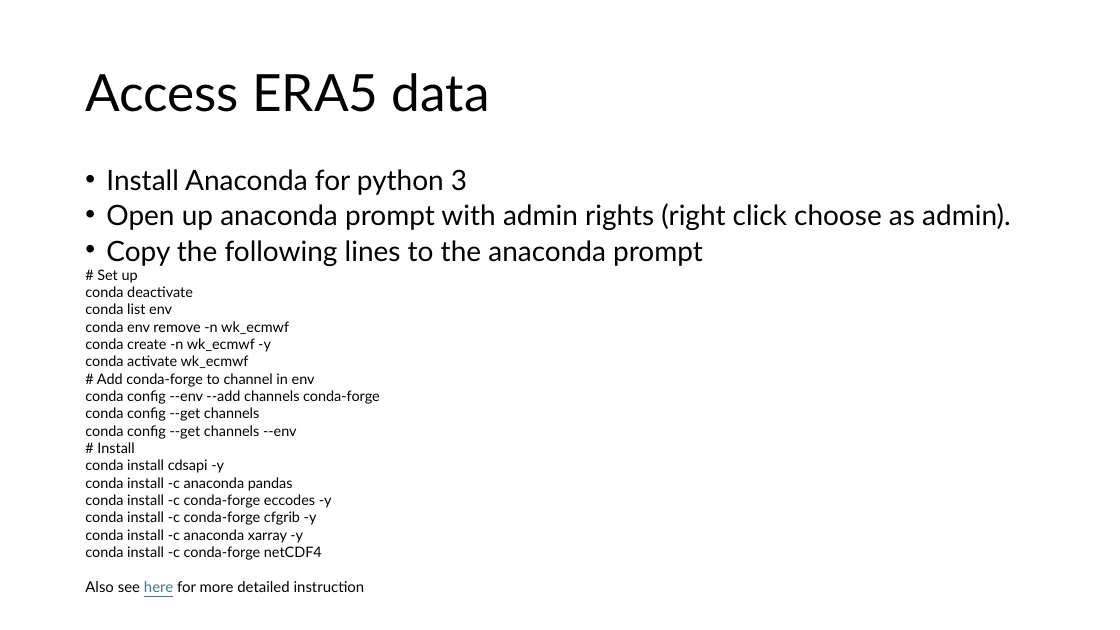
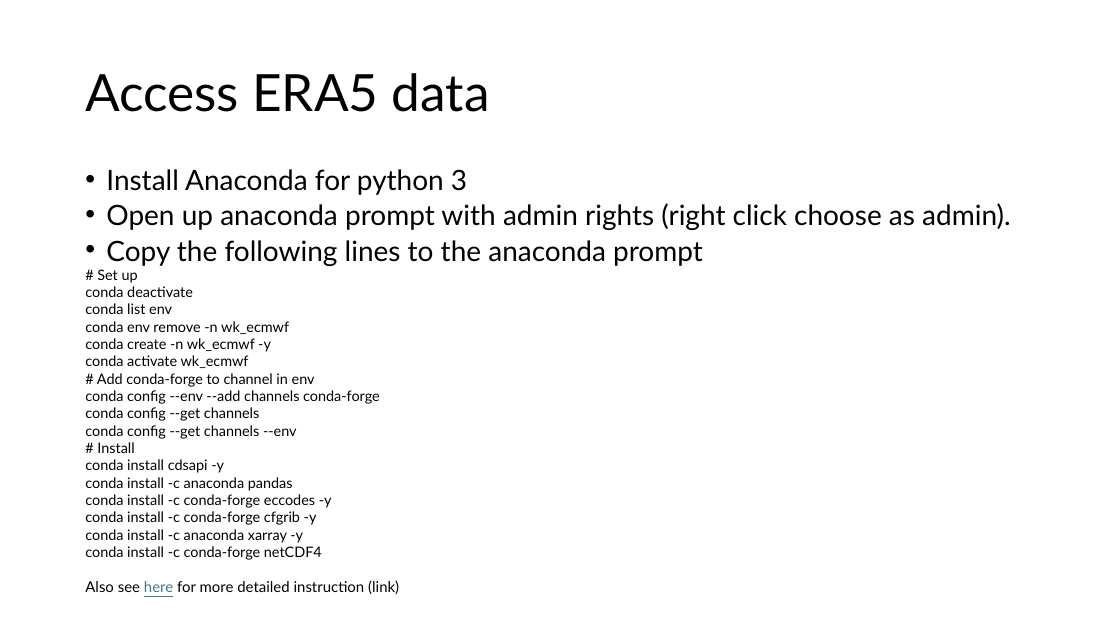
Before and after one commit to szkaifeng/ClimateDataIntro, a slide deck: slide 13 of Climate Data Introduction.pptx. Drawn at 1120x630 pixels with LibreOffice and Linux fonts; fonts in the diff are those of the drawing. Boxes give left, top, right and bottom in pixels: in the first picture for what was removed or moved away, otherwise in the second. Text is boxed around its words. In the diff, an @@ line names an element or a change of style, - is before the commit and + after.

```diff
--- a/Climate Data Introduction.pptx
+++ b/Climate Data Introduction.pptx
@@ text at (85,580,399,594): text changed @@
-Also see here for more detailed instruction
+Also see here for more detailed instruction (link)
```
Also in this commit, not shown: 11 other slides changed.
